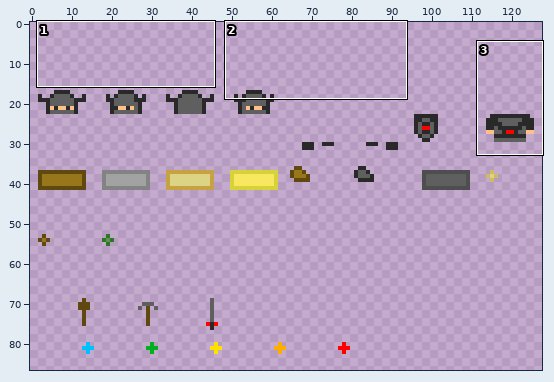
Two states of a sprite sheet, client/img/spritesheet.png. The picture above shows the old version from afar; the outline marks the close-up.
Close-up. Old version:
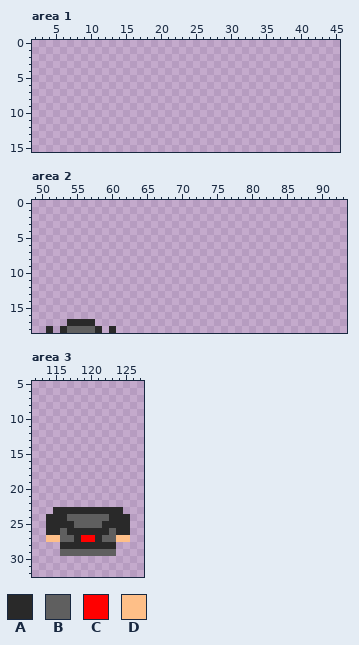
The file is 384x384 pixels, drawn in blocks of 3x3; one block is one cell here. Colours within 5 levels of each other are drawn and written as one. Shown: area 1: x 2..45, y 0..15; area 2: x 49..93, y 0..18; area 3: x 112..127, y 5..32. The old version is drawn lined up with the new one. The wide view leaves out empty margins.
Palette (. is transparent): A #292929  B #5f5f5f  C #ff0000  D #febf88
Pixels before, area 2, first column x 51:
17 ...AAAA...
18 A.ABBBBA.A
Pixels before, area 3, first column x 114:
23 .AAAAAAAAAA.
24 AAABBBBBBAAA
25 AAAABBBBAAAA
26 AABAAAAAABAA
27 DDBBACCABBDD
28 ..AAAAAAAA..
29 ..BBBBBBBB..
The same view after the edit:
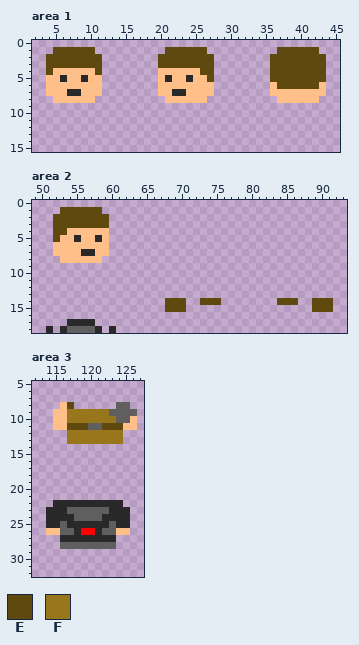
Colours new in this view: E #5f490e  F #98761c
Log entry: adding unarmoured player sprite
Diff:
whole drawing moved by +0,+16 (the old picture is shown already moved)
Area 1:
The edit adds colour A in row 5 at x 6, 9, 21 and 24; in row 7 at x 7 to 8 and 22 to 23.
The edit adds colour D in row 4 at x 5 to 10 and 20 to 25; in row 5 at x 4 to 5, 7 to 8, 10 to 11, 20, 22 to 23 and 25 to 26; in row 6 at x 4 to 11, 20 to 27, 36 and 43; in row 7 at x 4 to 6, 9 to 11, 20 to 21, 24 to 27 and 36 to 43; in row 8 at x 5 to 10, 21 to 26 and 37 to 42.
The edit adds colour E in row 1 at x 5 to 10, 21 to 26 and 37 to 42; in rows 2 to 3 at x 4 to 11, 20 to 27 and 36 to 43; in row 4 at x 4, 11, 26 to 27 and 36 to 43; in row 5 at x 27 and 36 to 43; in row 6 at x 37 to 42.
Area 2:
The edit adds colour A in row 5 at x 55 and 58; in row 7 at x 56 to 57.
The edit adds colour D in row 4 at x 54 to 59; in row 5 at x 53 to 54, 56 to 57 and 59; in row 6 at x 52 to 59; in row 7 at x 52 to 55 and 58 to 59; in row 8 at x 53 to 58.
The edit adds colour E in row 1 at x 53 to 58; in rows 2 to 3 at x 52 to 59; in row 4 at x 52 to 53; in row 5 at x 52; in row 14 at x 68 to 70, 73 to 75, 84 to 86 and 89 to 91; in row 15 at x 68 to 70 and 89 to 91.
Area 3:
The edit adds colour A in row 22 at x 115 to 124; in row 23 at x 114 and 125.
Colour B gives way to colour A in row 24 at x 117 and 122; in row 25 at x 118 to 121; in row 27 at x 116 to 117 and 122 to 123.
Colour C gives way to colour A in row 27 at x 119 to 120.
The edit adds colour B in row 8 at x 124 to 125; in row 9 at x 123 to 126; in row 10 at x 124 to 125; in row 11 at x 120 to 121.
Colour A gives way to colour B in row 23 at x 117 to 122; in row 25 at x 116 and 123; in row 26 at x 117 and 122; in row 28 at x 116 to 123.
Colour A gives way to colour C in row 26 at x 119 to 120.
The edit adds colour D in row 8 at x 116; in row 9 at x 115 to 116; in row 10 at x 115 to 116 and 126; in row 11 at x 115 to 116 and 125 to 126.
Colour A gives way to colour D in row 26 at x 114 to 115 and 124 to 125.
The edit adds colour E in row 8 at x 117; in row 11 at x 117 to 119 and 122 to 124.
The edit adds colour F in row 9 at x 117 to 122; in row 10 at x 117 to 123; in rows 12 to 13 at x 117 to 124.
The edit erases colour B in row 29 at x 116 to 123.
The edit erases colour D in row 27 at x 114 to 115 and 124 to 125.
